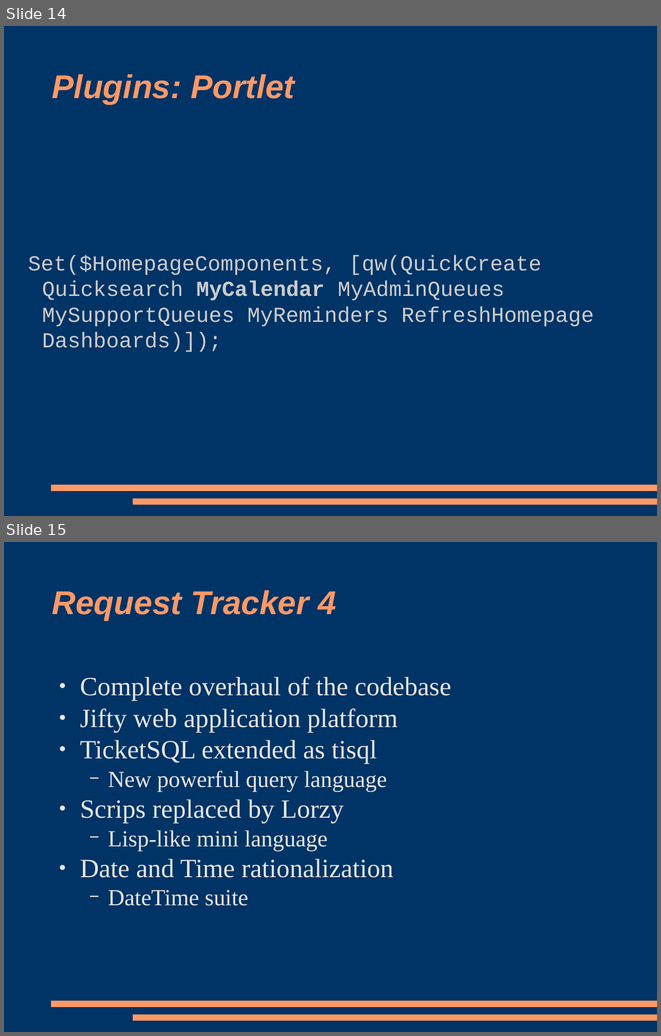
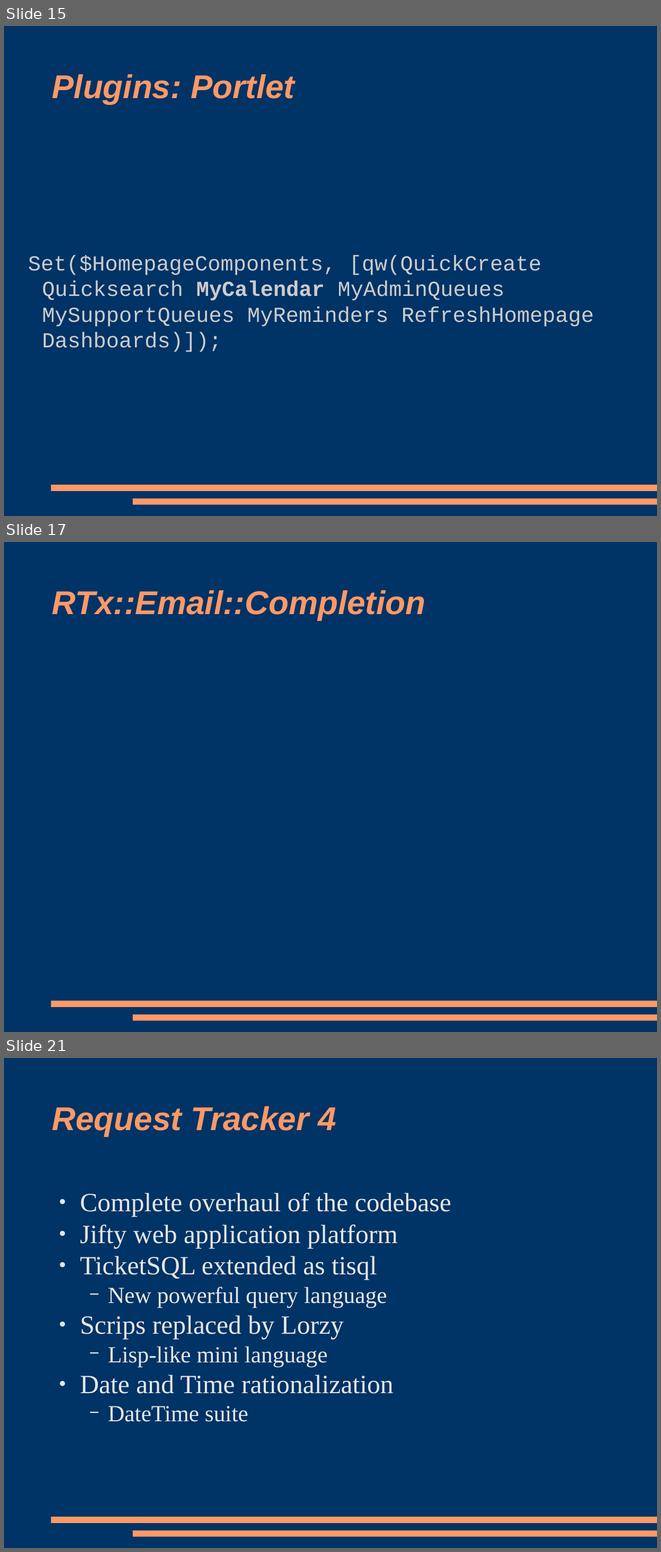
Before and after one commit to racke/Presentations, a slide deck: yapc2009/rt38.odp. Shown one above the other, each under a label of ours: slides 14 and 15 before the commit, slides 15, 17 and 21 after it; the slides between them are not shown. The pictures are 661x1036 and 661x1552 pixels, drawn with LibreOffice and Linux fonts; fonts in the diff are those of the drawing. Boxes give left, top, right and bottom in pixels: in the first picture for what was removed or moved away, otherwise in the second. Text is boxed around its words. In the diff, an @@ line names an element or a change of style, - is before the commit and + after.

```diff
--- a/yapc2009/rt38.odp
+++ b/yapc2009/rt38.odp
@@ slide 17 added at (4, 542, 657, 1032), background #003366; not listed: 2 template elements that a slide beside it also shows @@
@@ title added at (52, 590, 426, 620), 40 pt, text #FF9966, bold, italic @@
+RTx::Email::Completion
@@ what was slide 14 is now slide 15 @@
@@ what was slide 15 is now slide 21 @@
```
Also in this commit, not shown: 2 slides changed, 5 other slides added, 1 other file.
